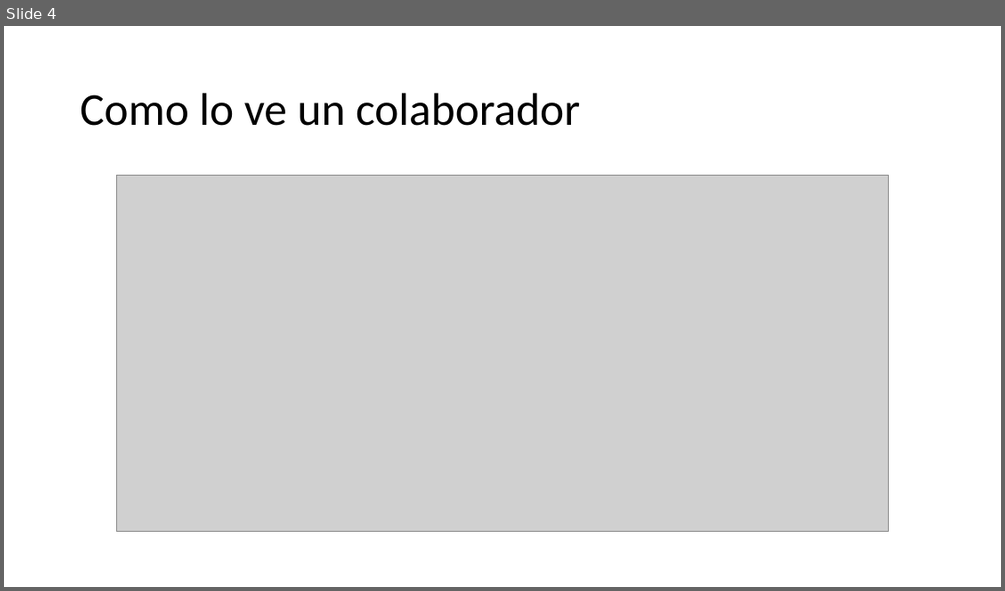
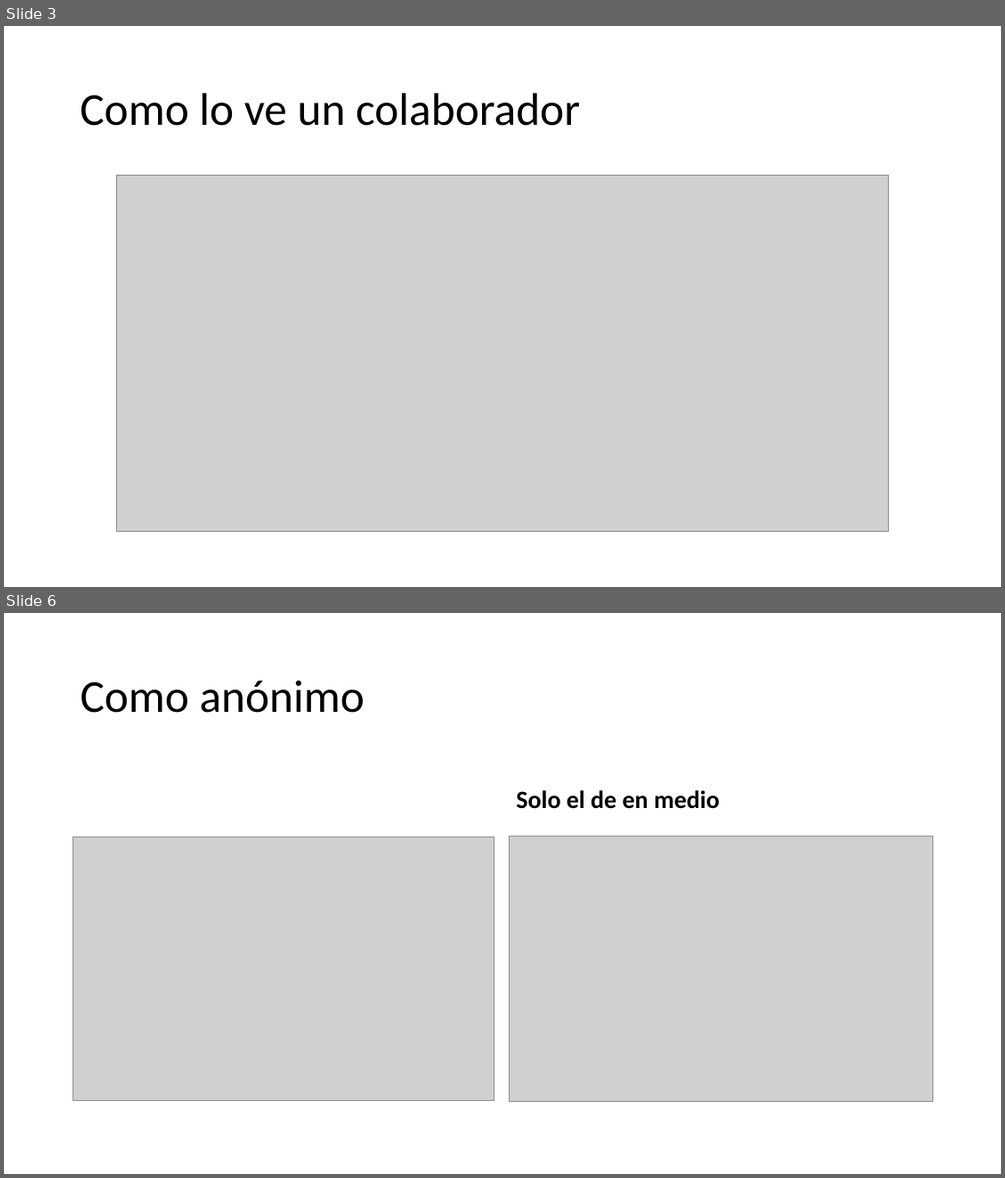
Before and after one commit to jogs78/eventos, a slide deck: extras/2019_09_04 todo eventos.pptx. Shown one above the other, each under a label of ours: slide 4 before the commit, slides 3 and 6 after it; the slides between them are not shown. The pictures are 1005x591 and 1005x1178 pixels, drawn with LibreOffice and Linux fonts; fonts in the diff are those of the drawing; grey boxes stand for pictures. Boxes give left, top, right and bottom in pixels: in the first picture for what was removed or moved away, otherwise in the second. Text is boxed around its words. In the diff, an @@ line names an element or a change of style, - is before the commit and + after.

```diff
--- a/extras/2019_09_04 todo eventos.pptx
+++ b/extras/2019_09_04 todo eventos.pptx
@@ slide 6 added at box(4, 613, 1001, 1174), background #FFFFFF @@
@@ title added at box(81, 680, 364, 713), 44 pt, text #000000 @@
+Como anónimo
@@ text added at box(516, 790, 720, 809), 24 pt, text #000000, bold @@
+Solo el de en medio
@@ picture added at box(73, 836, 494, 1101) @@
@@ picture added at box(509, 835, 933, 1101) @@
@@ what was slide 4 is now slide 3 @@
```
Also in this commit, not shown: 1 slide changed, 2 other slides added, 1 slide removed, 12 other files.
